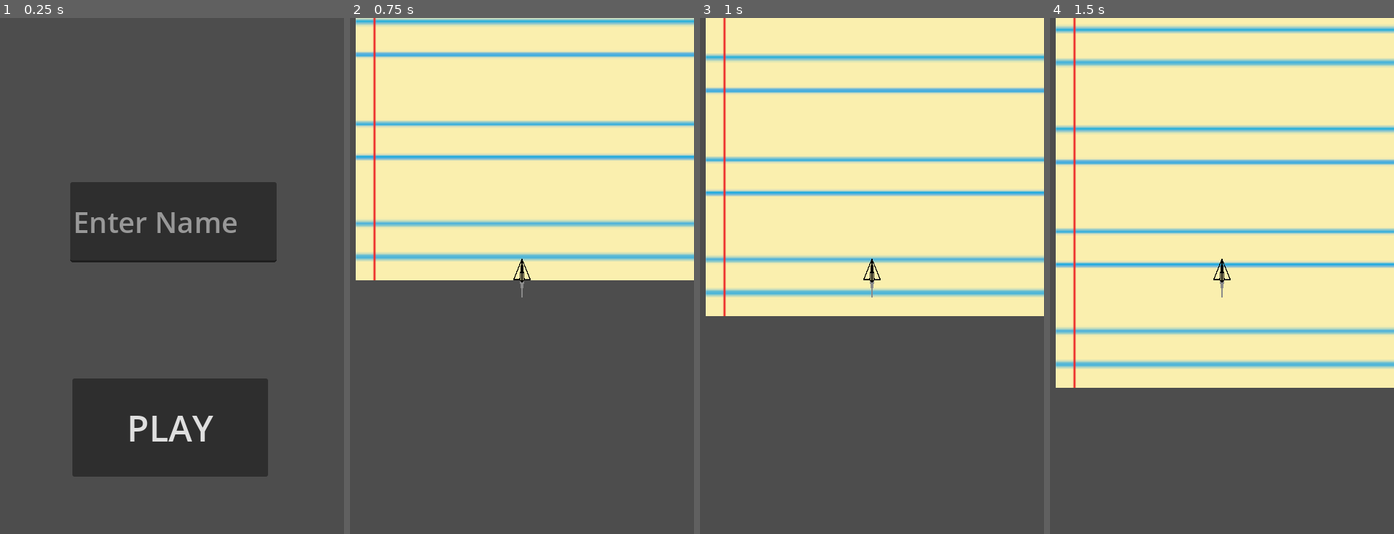
Above: before the commit, frames 1-4 (left to right).
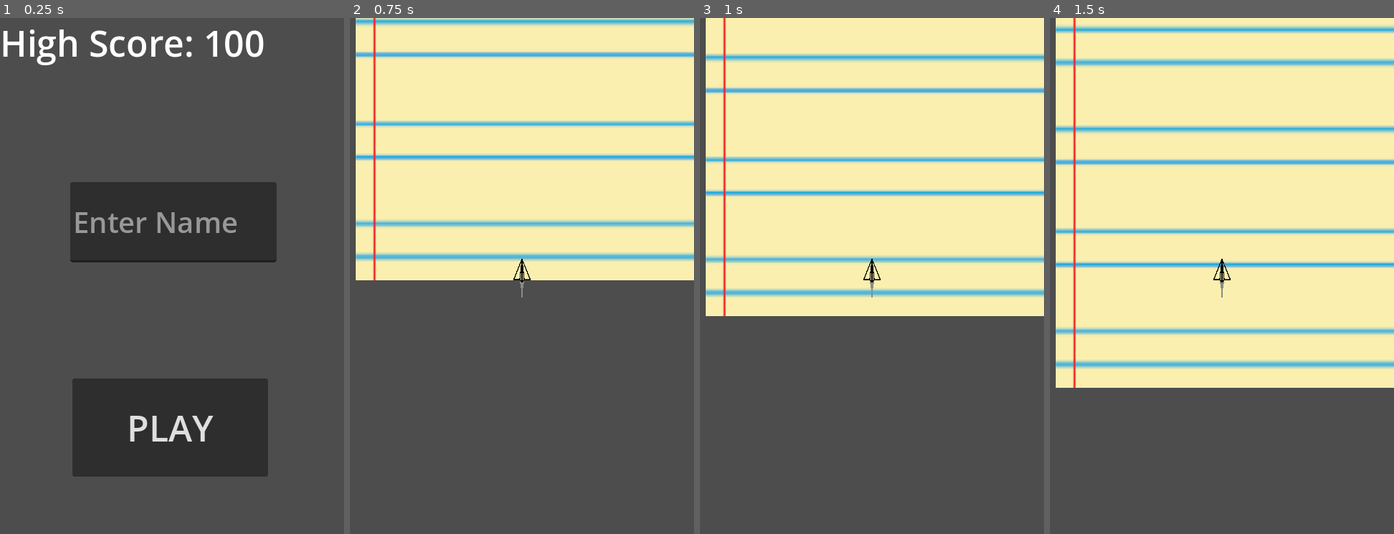
Above: after the commit, the same moments.

Repository: BorkerBrother/Paper_Plane_Game
Game: Godot game, scene res://start.tscn
Same seed, same stepped clock (60 frames per second), same inputs: the game is played once before the commit and once after it.
Inputs:
- Up to frame 1 (0.25 s): no input
- Up to frame 2 (0.75 s): click "PLAY" at 0.5 s
- Up to frame 3 (1 s): no input
- Up to frame 4 (1.5 s): no input

The runs differ from the first frame. In frame 1, 1.5% of the frame differs, in the area x 0-77%, y 2-10%; in frame 2, nothing differs; in frame 3, nothing differs; in frame 4, nothing differs.

Commit message:
display highscore on start screen

Diff:
--- a/Game/Data/user_data.json
+++ b/Game/Data/user_data.json
@@ -1 +1 @@
-{"high_score":{"value":0},"score":0,"user_name":"test3"}
+{"high_score":{"value":100},"score":0,"user_name":"test"}
--- a/Game/project.godot
+++ b/Game/project.godot
@@ -14,10 +14,6 @@
 run/main_scene="res://start.tscn"
 config/features=PackedStringArray("4.1", "Mobile")
 config/icon="res://icon.svg"
-
-[autoload]
-
-Start="*res://start.gd"
 
 [display]
 
--- a/Game/start.gd
+++ b/Game/start.gd
@@ -4,7 +4,7 @@
 var user_name = ""
 var score = 0
 var high_score = {
-		"value": 0
+		"value": 100
 	}
 
 var user
@@ -12,9 +12,8 @@
 # Called when the node enters the scene tree for the first time.
 func _ready():
 	user = User_Player_test.new()
-
-	#var txtLabel = get_node("LineEdit").get_text()
-	#get_node("LabelInfo").set_text(txtLabel)
+	update_high_score_label()
+	pass
 
 
 # Called every frame. 'delta' is the elapsed time since the previous frame.
@@ -28,11 +27,7 @@
 	user.user_name = lineedit
 	print(user.user_name)
 	save_user_data()
-	#	print(user.user_name.text)
 	get_tree().change_scene_to_file("res://world.tscn")
-
-
-
 
 # Laden der Standardwerte aus der JSON-Datei
 func load_default_stats():
@@ -64,7 +59,30 @@
 		}
 	}
 
-	var file = FileAccess.open("res://Data/user_data.json",FileAccess.WRITE)
-	if file.open("res://Data/user_data.json", FileAccess.WRITE):
+	var file = FileAccess.open("res://Data/user_data.json",FileAccess.WRITE_READ)
+	if file.open("res://Data/user_data.json", FileAccess.WRITE_READ):
 		file.store_string(JSON.stringify(user_data))
 		file.close()
+
+# Aktualisieren des Labels mit dem High Score
+func update_high_score_label():
+	var label = $LabelHighScore
+
+	var file = FileAccess.open("res://Data/user_data.json",FileAccess.READ)
+	if file.open("res://Data/user_data.json", FileAccess.READ):
+
+		var json_text = file.get_as_text()
+		file.close()
+
+		var json_data = JSON.parse_string(json_text)
+		print(json_data)
+		if json_data and json_data.has("high_score") and json_data["high_score"].has("value"):
+			var highscore = json_data["high_score"]["value"]
+			print(highscore)
+			label.text = "High Score: " + str(highscore)
+
+
+
+
+
+	#label.text = "Score: " + str(high_score)  # Aktualisiere den Text des Labels
--- a/Game/start.tscn
+++ b/Game/start.tscn
@@ -23,13 +23,9 @@
 max_length = 8
 clear_button_enabled = true
 
-[node name="TextEdit" type="TextEdit" parent="."]
-visible = false
-offset_left = 161.0
-offset_top = 131.0
-offset_right = 343.0
-offset_bottom = 218.0
+[node name="LabelHighScore" type="Label" parent="."]
+offset_right = 159.0
+offset_bottom = 80.0
 theme_override_font_sizes/font_size = 50
-text = "Name:"
 
 [connection signal="pressed" from="Button" to="." method="_on_button_pressed"]
Not shown, added: Game/Data/.json
